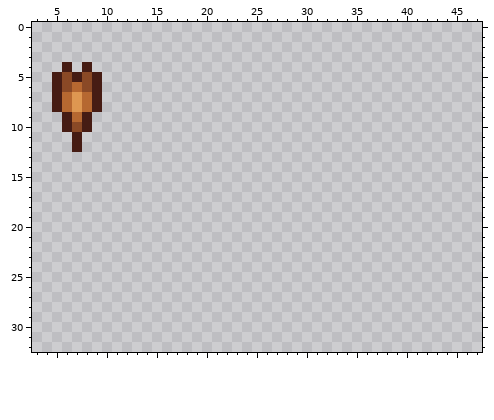
Edited in one commit: pixel-art sprite (DetentionProject/Assets/Resources/Sprites/Enemies/Projectiles.png). The picture above is the old version.
The file is 48x48 pixels. Shown: x 3..47, y 0..32.
After the commit:
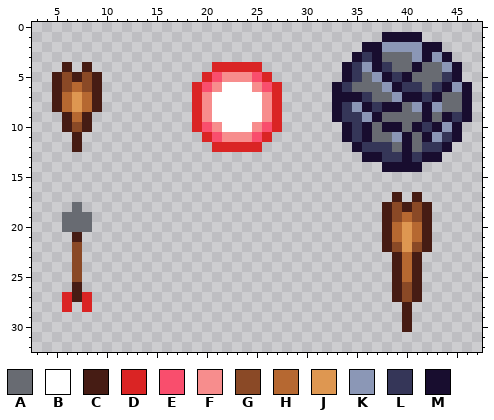
Palette (. is transparent): A #686b72  B #ffffff  C #461c14  D #da2424  E #f94e6d  F #f78d8d  G #8a4926  H #b66831  J #de9751  K #8b97b6  L #353658  M #180d2f
Changes in this commit:
The author put colour A in row 3 at x 38 to 40; in row 4 at x 39 to 40 and 42 to 43; in row 5 at x 36 and 41 to 43; in row 6 at x 35 to 37 and 42; in row 7 at x 37 to 38 and 44 to 45; in row 8 at x 40 and 44 to 45.
The author put colour A in row 9 at x 38 to 41 and 43; in row 10 at x 37 and 40; in row 11 at x 37 to 38 and 41; in row 12 at x 39 and 41; in row 18 at x 7; in rows 19 to 20 at x 6 to 8.
The author put colour B in row 6 at x 22 to 24; in rows 7 to 9 at x 21 to 25; in row 10 at x 22 to 24.
The author put colour C in row 17 at x 39 and 41; in row 18 at x 38, 40 and 42; in rows 19 to 20 at x 38 and 42; in row 21 at x 7, 38 and 42; in row 22 at x 38 and 42; in rows 23 to 25 at x 39 and 41.
The author put colour C in rows 26 to 27 at x 7, 39 and 41; in rows 28 to 30 at x 40.
The author put colour D in row 4 at x 21 to 25; in row 5 at x 20 and 26; in rows 6 to 10 at x 19 and 27; in row 11 at x 20 and 26; in row 12 at x 21 to 25; in rows 27 to 28 at x 6 and 8.
The author put colour E in row 5 at x 21 and 25; in row 6 at x 20 and 26; in row 10 at x 20 and 26; in row 11 at x 21 and 25.
The author put colour F in row 5 at x 22 to 24; in row 6 at x 21 and 25; in rows 7 to 9 at x 20 and 26; in row 10 at x 21 and 25; in row 11 at x 22 to 24.
The author put colour G in rows 18 to 19 at x 39 and 41; in row 22 at x 7, 39 and 41; in rows 23 to 25 at x 7; in rows 26 to 27 at x 40.
The author put colour H in row 19 at x 40; in rows 20 to 21 at x 39 and 41; in rows 23 to 25 at x 40.
The author put colour J in rows 20 to 22 at x 40.
The author put colour K in row 2 at x 38 to 41; in row 3 at x 41 and 43; in row 4 at x 36 and 44; in row 5 at x 37; in row 6 at x 38 and 45; in row 7 at x 39.
The author put colour K in row 8 at x 35, 41 and 43; in row 9 at x 36; in row 10 at x 44; in row 11 at x 39 and 43.
The author put colour L in row 3 at x 36; in row 4 at x 35 and 38; in row 5 at x 35, 39 and 44; in row 6 at x 34, 40 to 41 and 43; in row 7 at x 36 and 42; in row 8 at x 34 and 37.
The author put colour L in row 9 at x 34 to 35 and 45; in row 10 at x 35 and 42; in row 11 at x 35 and 44; in row 12 at x 36 to 38 and 42 to 43; in row 13 at x 38 to 39 and 41.
The author put colour M in row 1 at x 38 to 41; in row 2 at x 36 to 37 and 42 to 43; in row 3 at x 35, 37, 42 and 44; in row 4 at x 34, 37, 41 and 45; in row 5 at x 34, 38, 40 and 45; in row 6 at x 33, 39, 44 and 46.
The author put colour M in row 7 at x 33 to 35, 40 to 41, 43 and 46; in row 8 at x 33, 36, 38 to 39, 42 and 46; in row 9 at x 33, 37, 42, 44 and 46; in row 10 at x 34, 36, 38 to 39, 41, 43 and 45; in row 11 at x 34, 36, 40, 42 and 45; in row 12 at x 35, 40 and 44.
The author put colour M in row 13 at x 36 to 37, 40 and 42 to 43; in row 14 at x 38 to 41.
